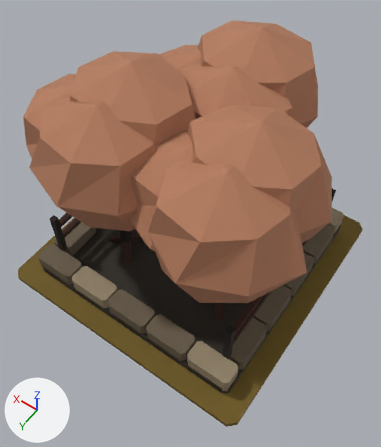
What one commit did to the glTF model art/frostgrove_t6/frostgrove_t6.glb.
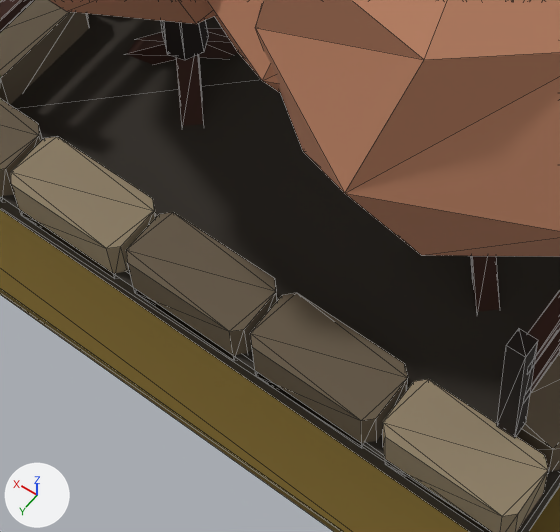
There are two pictures of each version: one whole from a 50 mm lens placed at (-1.64, 2.35, 4.08), pointed at (-0.15, 0.26, 0.79), one close up on the part from 18% to 64% of the width and 50% to 87% of the height. The lights are fixed; the arrows at lower left show +X, +Y and +Z. The older version's two pictures come first. The close-ups show mesh edges as thin lines.

Objects in the first close-up: 'MMR | frostgrove | T06 Architecture.001', 'MMR | frostgrove | Tier 06 Ground.001'.
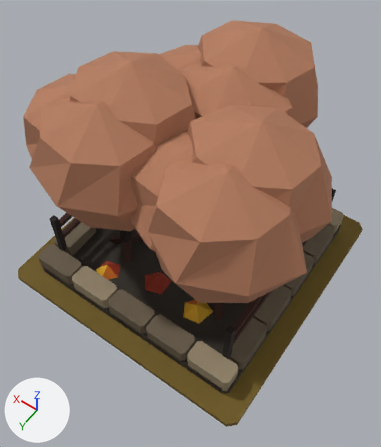
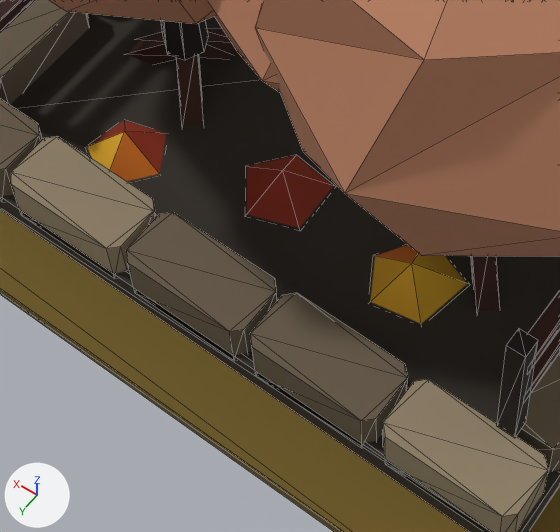
Where the change shows, as pixel boxes (x1, y1, x2, y2) in the close-ups (560 x 532 px):
'MMR | frostgrove | T06 Autumn Dressing.001', added
    after: (87, 120, 467, 324)

Diff of the bpy script that builds the scene:
```diff
--- a/art/frostgrove_t6/frostgrove_t6.glb.py
+++ b/art/frostgrove_t6/frostgrove_t6.glb.py
@@ me_mmr___frostgrove___t06_autumn_dressing_001 @@
+me_mmr___frostgrove___t06_autumn_dressing_001.from_pydata(...)  # 24 vertices, 20 faces; spans x -0.54..0.57, y -0.83..0.82, z 0.09..0.18
+me_mmr___frostgrove___t06_autumn_dressing_001.materials.append(mat_mmr___shared_palette_atlas)  # picture img_mmr_shared_color_palette_64
@@ ob_mmr___frostgrove___t06_autumn_dressing_001 @@
+ob_mmr___frostgrove___t06_autumn_dressing_001 = bpy.data.objects.new('MMR | frostgrove | T06 Autumn Dressing.001', me_mmr___frostgrove___t06_autumn_dressing_001)
+ob_mmr___frostgrove___t06_autumn_dressing_001.location = (-0.021, 0.0, 0.05)
```
